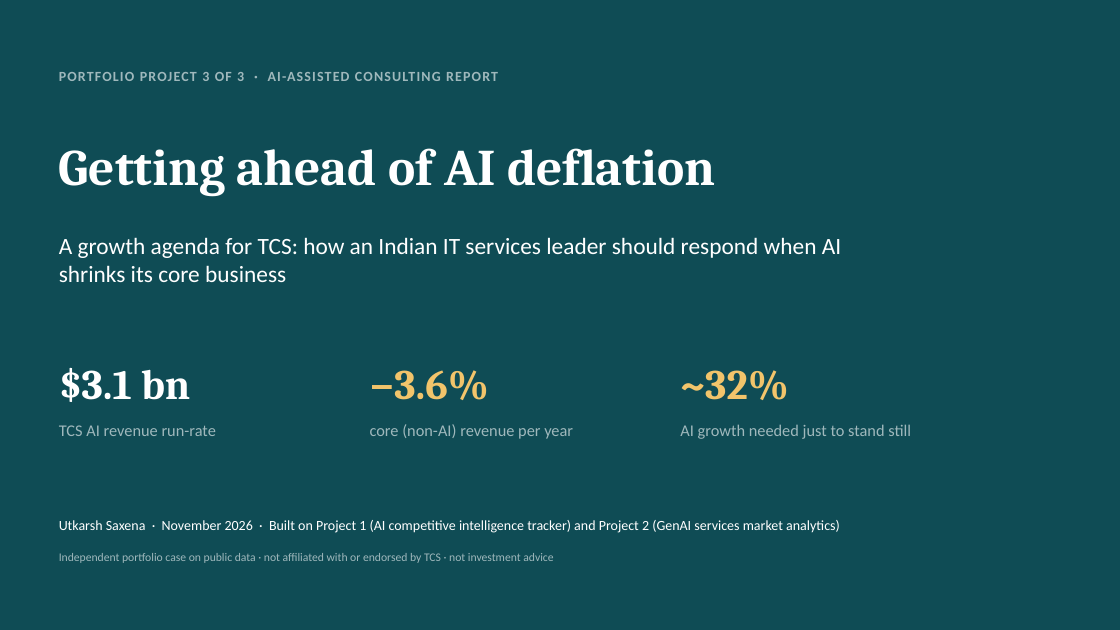
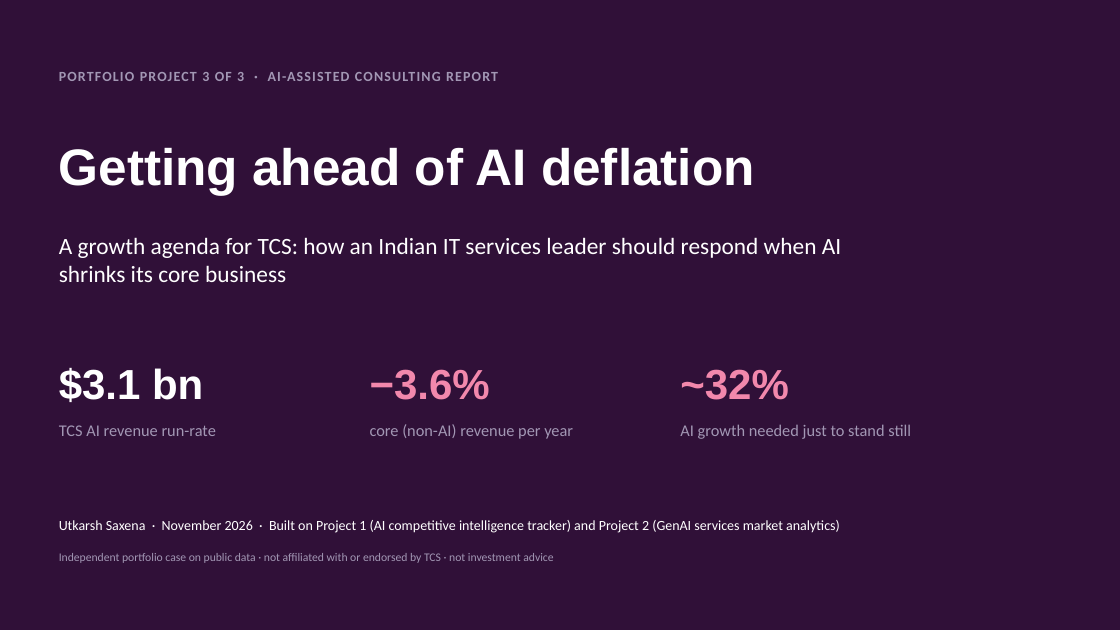
Before and after one commit to lokpriye96/ai-consulting-report-genai-services, a slide deck: slide 1 of outputs/TCS_AI_Deflation_Strategy.pptx. Drawn at 1120x630 pixels with LibreOffice and Linux fonts; fonts in the diff are those of the drawing. Boxes give left, top, right and bottom in pixels: in the first picture for what was removed or moved away, otherwise in the second. Text is boxed around its words. In the diff, an @@ line names an element or a change of style, - is before the commit and + after.

```diff
--- a/outputs/TCS_AI_Deflation_Strategy.pptx
+++ b/outputs/TCS_AI_Deflation_Strategy.pptx
@@ background #0F4C55 to #301038 @@
@@ text "Getting ahead of AI deflation" at (59,147,755,195): font Cambria to Arial @@
@@ text "$3.1 bn" at (59,367,203,402): font Cambria to Arial @@
@@ text "−3.6%" at (370,369,490,400): font Cambria to Arial, text colour #F2C46B to #F288AC @@
@@ text "~32%" at (680,369,789,400): font Cambria to Arial, text colour #F2C46B to #F288AC @@
@@ text colour #9FB8BC to #A297B4 in 5 elements at (59,72,498,81), (59,425,216,436), (370,424,573,439), (680,424,911,439), (59,553,553,563) @@
```
Also in this commit, not shown: 12 other slides changed, 21 other files.
